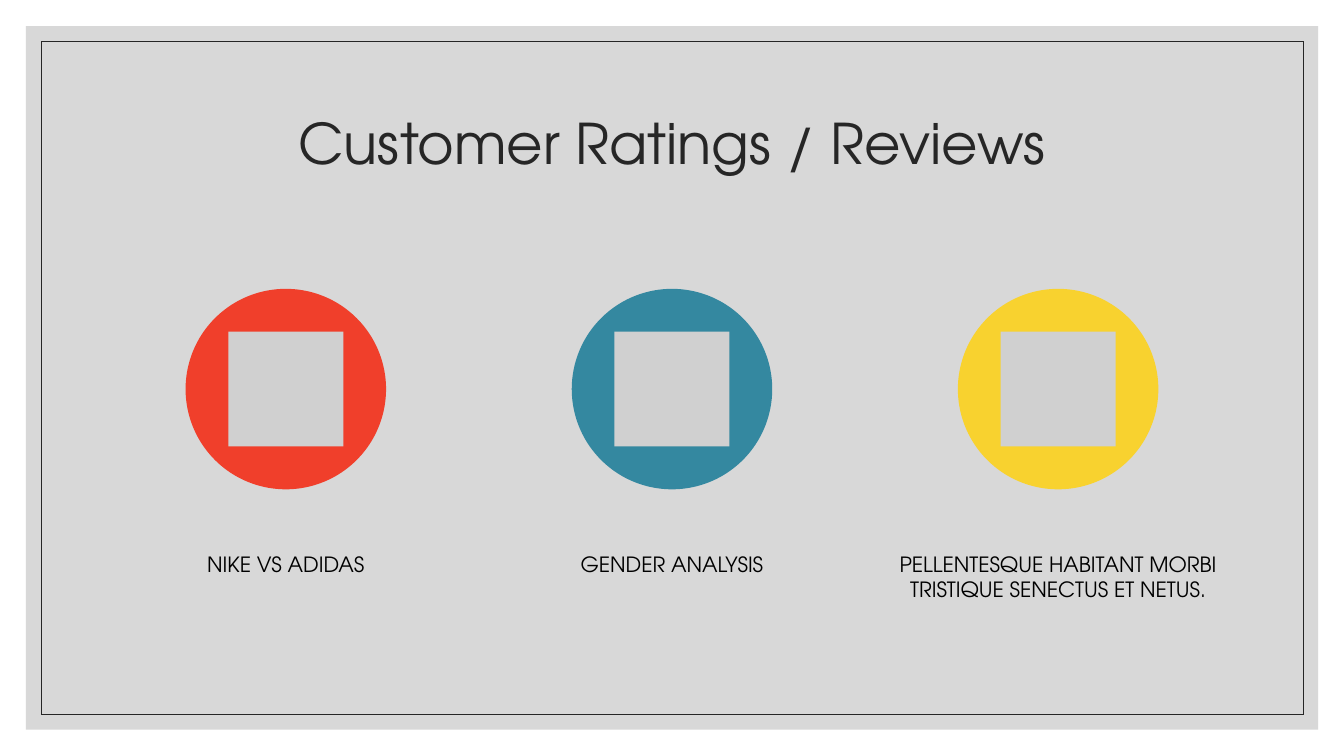
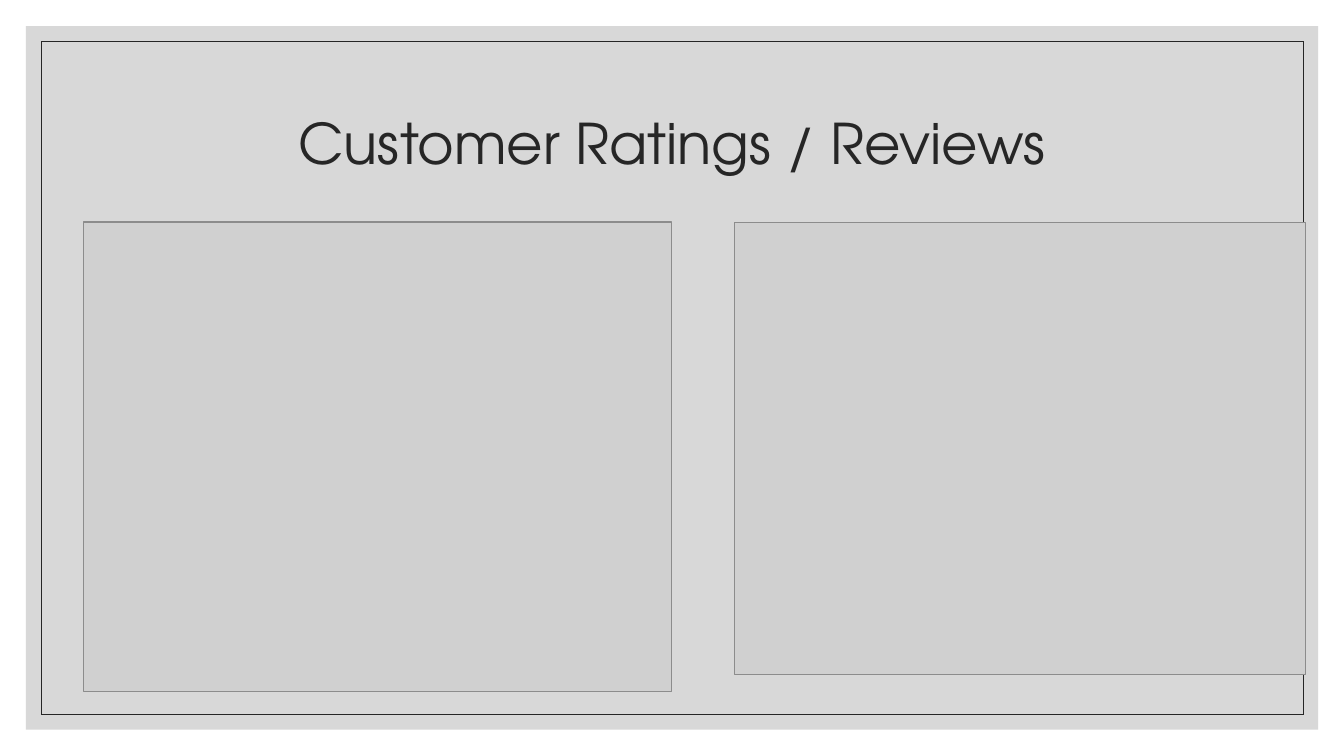
Before and after one commit to abgarberpaul/Nike-vs-Adidas, a slide deck: slide 5 of Nike_vs_Adidas.pptx. Drawn at 1344x756 pixels with LibreOffice and Linux fonts; fonts in the diff are those of the drawing; grey boxes stand for pictures. Boxes give left, top, right and bottom in pixels: in the first picture for what was removed or moved away, otherwise in the second. Text is boxed around its words. In the diff, an @@ line names an element or a change of style, - is before the commit and + after.

```diff
--- a/Nike_vs_Adidas.pptx
+++ b/Nike_vs_Adidas.pptx
@@ picture added at [84,222,671,691] @@
@@ picture added at [735,222,1306,675] @@
@@ group removed at [186,289,1216,598]: 3 ellipses, 3 pictures, 3 texts @@
-NIKE VS ADIDAS
-GENDER ANALYSIS
-PELLENTESQUE HABITANT MORBI TRISTIQUE SENECTUS ET NETUS.
```
Also in this commit, not shown: 2 other slides changed, 4 slides added, 1 slide removed.
